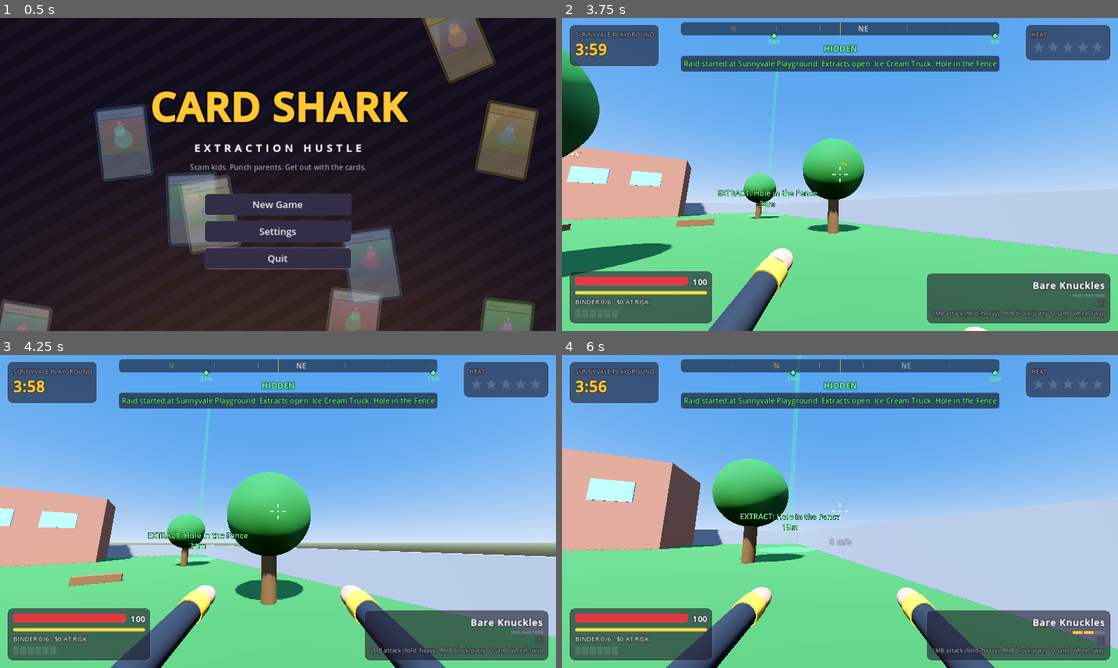
Above: before the commit, frames 1-4 (two rows, left to right).
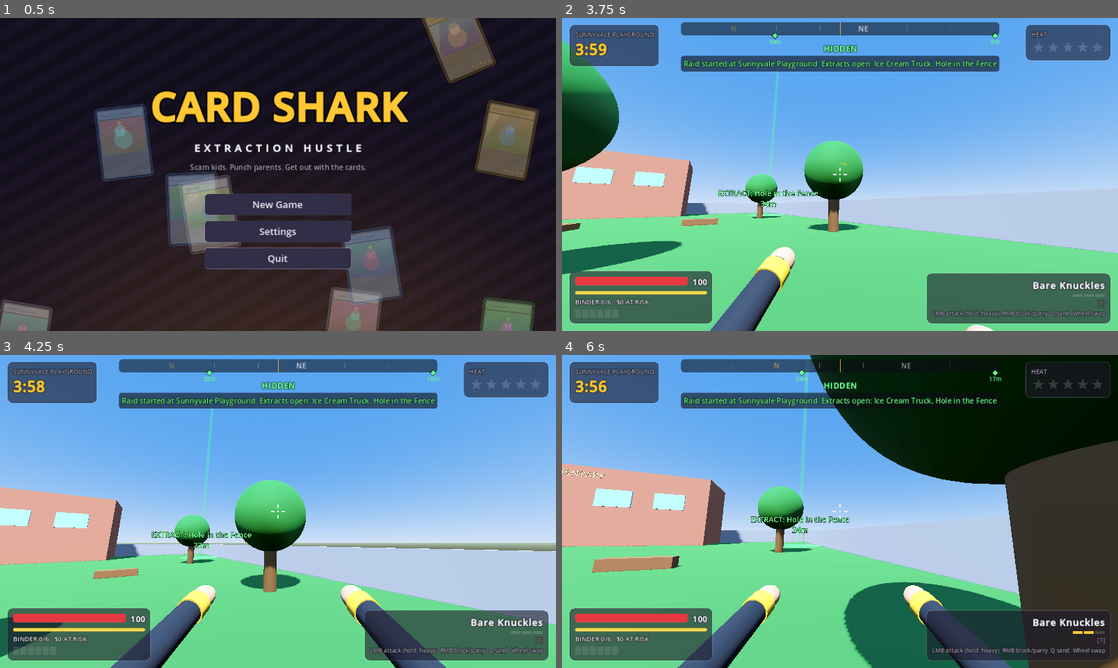
Above: after the commit, the same moments.

Repository: jcohencs/gameslop
Game: Godot game, scene res://scenes/main.tscn
Two runs of this game, one before a commit and one after it. Both use one fixed random seed, a clock stepped at 60 frames per second and the inputs below.
Inputs (mouse positions are in pixels of both pictures, inside the frame that each line leads up to):
- Up to frame 1 (0.5 s): no input
- Up to frame 2 (3.75 s): click "New Game" at 0.5 s; click "Title" at 1.25 s; click "New Game" at 2 s; click "DEPLOY - FREE ENTRY" at 2.75 s; move the mouse to (867, 174) at 3.52 s; press the mouse at (867, 174) at 3.53 s; hold W (move_forward) from 3.53 s (still down)
- Up to frame 3 (4.25 s): keep holding W (move_forward); tap Space (jump) at 3.77, 4.07 s; right-click (305, 511) at 3.8 s
- Up to frame 4 (6 s): keep holding W (move_forward); move the mouse to (812, 511) at 4.27 s; release the mouse at (812, 511) at 4.28 s; right-click (812, 511) at 4.35 s; click (812, 511) at 4.42 s; tap Space (jump) at 4.52, 4.82 s; tap Ctrl (crouch) at 4.55 s; move the mouse to (851, 505) at 5.02 s; hold Ctrl (crouch) 5.03-5.78 s; click (851, 505) at 5.17 s; tap Shift (walk, bound only before the commit) at 5.3, 5.85 s; move the mouse to (834, 517) at 5.77 s; click (834, 517) at 5.92 s

Frame 1 is identical in both runs. In frame 2, 3.7% of the frame differs, in the area x 0-100%, y 4-100%; in frame 3, 6.8%; in frame 4, 48%, in the area x 0-100%, y 0-100%.

Commit message:
Retune movement to grounded STRAFTAT speeds with sprint bhopping
Spec Kit feature specs/001-movement-retune (spec, plan, research,
data model, controls contract, quickstart, tasks).

- Shift is sprint again (6.8 m/s) and carries through bunny hops; the
  hop takeoff frame raises speed to the wish speed so Shift+Space
  sprint-hops even from a standstill.
- Speeds way down: run 7.5 -> 5.0 m/s, cap 24 -> 12 m/s, slide boost
  4.5 -> 2.0 m/s (once per second), gentler air strafing (cap 0.6).
- All movement tuning moved into GameState.MOVEMENT (Constitution III).
- Crouch-walking is the quiet option; sprint is louder. Movement never
  costs stamina.
- FOV/speedometer rescaled to the new range; help text and README updated.
- Smoke test: run/sprint speed ranges, sprint-bhop retention, standstill
  sprint-hop, slide boost size + cooldown, speed cap, air-strafe gain,
  stamina untouched (69 checks, green on repeated runs).

Co-Authored-By: Claude Opus 5.5 <noreply@anthropic.com>
Claude-Session: https://claude.ai/code/session_01FynwCJVZ5ZZB3NQTqCekYc

Diff:
--- a/scripts/game_state.gd
+++ b/scripts/game_state.gd
@@ -79,6 +79,17 @@
 }
 const WEAPON_ORDER := ["knuckles", "brass", "foam", "gloves", "katana", "gauntlet", "sand"]
 
+## Player movement profile (Quake/STRAFTAT style). Speeds in m/s. See specs/001-movement-retune.
+const MOVEMENT := {
+	"run_speed": 5.0, "sprint_speed": 6.8, "crouch_speed": 2.6,
+	"ground_accel": 10.0, "air_accel": 10.0, "air_cap": 0.6,
+	"friction": 6.0, "stop_speed": 2.0,
+	"slide_start_speed": 4.5, "slide_boost": 2.0, "slide_boost_cd": 1.0,
+	"slide_friction": 1.4, "slide_min_speed": 2.5,
+	"max_speed": 12.0, "jump_velocity": 6.2,
+	"noise_crouch": 0.35, "noise_run": 0.8, "noise_sprint": 1.0,
+}
+
 const JUNK_PACK_COST := 5
 const JUNK_PACK_SIZE := 10
 const STICKER_COST := 12
@@ -460,7 +471,7 @@
 		"move_left": [KEY_A, KEY_LEFT],
 		"move_right": [KEY_D, KEY_RIGHT],
 		"jump": [KEY_SPACE],
-		"walk": [KEY_SHIFT],
+		"sprint": [KEY_SHIFT],
 		"crouch": [KEY_CTRL, KEY_C],
 		"throw_sand": [KEY_Q],
 		"interact": [KEY_E],
--- a/scripts/hud.gd
+++ b/scripts/hud.gd
@@ -262,7 +262,7 @@
 	v.add_child(UI.button("Resume", func(): main.resume(), 20, 48))
 	v.add_child(UI.button("Settings", _open_settings, 20, 48))
 	v.add_child(UI.button("Abandon raid (lose binder)", func(): main.abandon_raid(), 20, 48))
-	var help := UI.wrap(UI.label("WASD move · hold Space to bunny hop · Ctrl/C crouch & slide · Shift quiet walk\nAir strafe: hold A/D and turn the mouse the same way mid-air\nLMB attack (3-hit combo) · hol …(164 unchanged characters)…
+	var help := UI.wrap(UI.label("WASD move · Shift sprint · hold Space to bunny hop (works while sprinting)\nCtrl/C crouch (quiet) & slide at speed · air strafe: hold A/D + turn the mouse mid-air\nLMB attack (3-hit combo) · hol …(164 unchanged characters)…
 	v.add_child(help)
 	settings = SettingsPanel.new()
 	_anchored(settings, Control.PRESET_CENTER, Control.GROW_DIRECTION_BOTH, Control.GROW_DIRECTION_BOTH)
@@ -307,7 +307,7 @@
 		# Dim red when there isn't enough stamina for a heavy.
 		stamina_bar.modulate = Color.WHITE if gs.stamina >= player.HEAVY_STAMINA else Color(1, 0.45, 0.3)
 		speed_label.text = "%d m/s%s" % [roundi(player.hspeed()), "  SLIDE" if player.sliding else ""]
-		speed_label.modulate.a = clampf((player.hspeed() - 6.0) / 4.0, 0.0, 1.0)
+		speed_label.modulate.a = clampf((player.hspeed() - player.run_speed) / 1.5, 0.0, 1.0)
 	var low := 1.0 - gs.health / mh
 	(vignette.material as ShaderMaterial).set_shader_parameter("strength", clampf((low - 0.5) * 1.6, 0.0, 0.8) * (0.8 + 0.2 * sin(Time.get_ticks_msec() * 0.006)))
 
--- a/scripts/player.gd
+++ b/scripts/player.gd
@@ -5,23 +5,9 @@
 
 const ViewmodelScript := preload("res://scripts/viewmodel.gd")
 
-# Movement (m/s). Air strafing works like Source: wish speed is capped in the air,
-# so turning the mouse while holding a strafe key keeps adding speed.
-const RUN_SPEED := 7.5
-const WALK_SPEED := 3.6          # Shift: quiet walk
-const CROUCH_SPEED := 3.2
-const GROUND_ACCEL := 12.0
-const AIR_ACCEL := 14.0
-const AIR_CAP := 1.0
-const FRICTION := 7.0
-const STOP_SPEED := 2.5
-const SLIDE_FRICTION := 0.9
-const SLIDE_START_SPEED := 5.0
-const SLIDE_BOOST := 4.5
-const SLIDE_BOOST_CD := 0.8
-const SLIDE_MIN_SPEED := 3.0
-const MAX_SPEED := 24.0
-const JUMP_VELOCITY := 6.5
+# Movement tuning lives in GameState.MOVEMENT (m/s); copied into these vars in _ready().
+# Air strafing works like Source: wish speed is capped in the air, so turning the mouse
+# while holding a strafe key keeps adding (a little) speed.
 const JUMP_BUFFER := 0.12
 const GRAVITY := 18.0
 const STAND_HEIGHT := 1.8
@@ -66,7 +52,26 @@
 var jump_buffer := 0.0
 var was_on_floor := true
 var fall_speed := 0.0
-var walking := false
+var sprinting := false
+
+var run_speed: float
+var sprint_speed: float
+var crouch_speed: float
+var ground_accel: float
+var air_accel: float
+var air_cap: float
+var friction: float
+var stop_speed: float
+var slide_start_speed: float
+var slide_boost: float
+var slide_boost_cd_time: float
+var slide_friction: float
+var slide_min_speed: float
+var max_speed: float
+var jump_velocity: float
+var noise_crouch: float
+var noise_run: float
+var noise_sprint: float
 var last_attack_time := -10.0
 var noise := 0.0               # how far away parents can hear you (m)
 var interact_target: Node = null
@@ -76,6 +81,7 @@
 
 
 func _ready() -> void:
+	_load_movement_profile()
 	collision_layer = 2
 	collision_mask = 1 | 4 | 8
 	floor_snap_length = 0.3
@@ -97,6 +103,28 @@
 	_shown_weapon = GameState.weapon_id
 	viewmodel.set_weapon(GameState.weapon_id)
 	GameState.changed.connect(_on_state_changed)
+
+
+func _load_movement_profile() -> void:
+	var m: Dictionary = GameState.MOVEMENT
+	run_speed = m["run_speed"]
+	sprint_speed = m["sprint_speed"]
+	crouch_speed = m["crouch_speed"]
+	ground_accel = m["ground_accel"]
+	air_accel = m["air_accel"]
+	air_cap = m["air_cap"]
+	friction = m["friction"]
+	stop_speed = m["stop_speed"]
+	slide_start_speed = m["slide_start_speed"]
+	slide_boost = m["slide_boost"]
+	slide_boost_cd_time = m["slide_boost_cd"]
+	slide_friction = m["slide_friction"]
+	slide_min_speed = m["slide_min_speed"]
+	max_speed = m["max_speed"]
+	jump_velocity = m["jump_velocity"]
+	noise_crouch = m["noise_crouch"]
+	noise_run = m["noise_run"]
+	noise_sprint = m["noise_sprint"]
 
 
 func _on_state_changed() -> void:
@@ -166,12 +194,12 @@
 	var move := Vector2.ZERO
 	var want_crouch := false
 	var jump_held := false
-	walking = false
+	var sprint_held := false
 	if not input_locked:
 		move = Input.get_vector("move_left", "move_right", "move_forward", "move_back")
 		want_crouch = Input.is_action_pressed("crouch")
 		jump_held = Input.is_action_pressed("jump")
-		walking = Input.is_action_pressed("walk")
+		sprint_held = Input.is_action_pressed("sprint")
 		if Input.is_action_just_pressed("jump"):
 			jump_buffer = JUMP_BUFFER
 
@@ -189,11 +217,14 @@
 
 	_update_crouch(want_crouch, on_floor, delta)
 
-	var wishspeed := RUN_SPEED
+	# Sprint is a held state checked on the ground AND in the air, so holding
+	# Shift + Space keeps sprint speed through a chain of bunny hops.
+	sprinting = sprint_held and move.y < 0.0 and not crouching and not sliding
+	var wishspeed := run_speed
 	if crouching and not sliding:
-		wishspeed = CROUCH_SPEED
-	elif walking:
-		wishspeed = WALK_SPEED
+		wishspeed = crouch_speed
+	elif sprinting:
+		wishspeed = sprint_speed
 	if blocking:
 		wishspeed *= 0.55
 	if charge > 0.0:
@@ -205,29 +236,30 @@
 	var jumping := on_floor and (jump_buffer > 0.0 or jump_held)
 	if on_floor:
 		if jumping:
+			# Bhop: jump on the landing frame with no friction, and bring speed along the
+			# input direction straight up to the wish speed (never down), so holding
+			# Shift + Space sprint-hops at sprint speed even from a standstill.
 			jump_buffer = 0.0
-			velocity.y = JUMP_VELOCITY
+			if not sliding:
+				_accelerate(wishdir, wishspeed, 1.0 / maxf(delta, 0.001), delta)
+			velocity.y = jump_velocity
 			if sliding:
 				_end_slide()
 			on_floor = false
 		elif sliding:
-			_apply_friction(SLIDE_FRICTION, delta)
+			_apply_friction(slide_friction, delta)
 			_accelerate(wishdir, 2.0, 4.0, delta)  # slight steering
-			if hspeed() < SLIDE_MIN_SPEED:
+			if hspeed() < slide_min_speed:
 				_end_slide()
 		else:
-			_apply_friction(FRICTION, delta)
-			_accelerate(wishdir, wishspeed, GROUND_ACCEL, delta)
+			_apply_friction(friction, delta)
+			_accelerate(wishdir, wishspeed, ground_accel, delta)
 	if not on_floor:
 		velocity.y -= GRAVITY * delta
 		fall_speed = maxf(fall_speed, -velocity.y)
 		_air_accelerate(wishdir, wishspeed, delta)
 
-	var h := Vector2(velocity.x, velocity.z)
-	if h.length() > MAX_SPEED:
-		h = h.normalized() * MAX_SPEED
-		velocity.x = h.x
-		velocity.z = h.y
+	_clamp_speed()
 	move_and_slide()
 
 	# Landing.
@@ -236,7 +268,7 @@
 		shake = maxf(shake, clampf(fall_speed / 30.0, 0.0, 0.4))
 		fall_speed = 0.0
 		# Landing with crouch held and speed turns straight into a slide.
-		if want_crouch and hspeed() > SLIDE_START_SPEED:
+		if want_crouch and hspeed() > slide_start_speed:
 			_start_slide()
 	was_on_floor = is_on_floor()
 
@@ -249,9 +281,14 @@
 
 	GameState.stamina = minf(GameState.stamina + STAMINA_REGEN * delta, GameState.max_stamina())
 
-	# Noise for AI hearing: speed-based, quieter when walking, loud when fighting.
+	# Noise for AI hearing: speed-based; crouch-walking is quiet, sprinting is loud.
 	var hs := hspeed()
-	var target_noise := 2.0 + hs * (0.35 if walking else 0.8)
+	var noise_k := noise_run
+	if crouching and not sliding:
+		noise_k = noise_crouch
+	elif sprinting:
+		noise_k = noise_sprint
+	var target_noise := 2.0 + hs * noise_k
 	if sliding:
 		target_noise += 3.0
 	if _time - last_attack_time < 1.0:
@@ -259,7 +296,7 @@
 	noise = lerpf(noise, target_noise, minf(delta * 4.0, 1.0))
 
 	_update_camera(delta, move, hs)
-	viewmodel.tick(delta, hs, hs > RUN_SPEED + 1.0 or sliding, is_on_floor())
+	viewmodel.tick(delta, hs, sprinting or sliding, is_on_floor())
 	_update_interact_target()
 
 
@@ -275,28 +312,37 @@
 	if wishdir == Vector3.ZERO:
 		return
 	var current := velocity.dot(wishdir)
-	var add := minf(wishspeed, AIR_CAP) - current
+	var add := minf(wishspeed, air_cap) - current
 	if add <= 0.0:
 		return
-	velocity += wishdir * minf(AIR_ACCEL * wishspeed * delta, add)
-
-
-func _apply_friction(friction: float, delta: float) -> void:
+	velocity += wishdir * minf(air_accel * wishspeed * delta, add)
+
+
+func _apply_friction(amount: float, delta: float) -> void:
 	var speed := hspeed()
 	if speed < 0.05:
 		velocity.x = 0.0
 		velocity.z = 0.0
 		return
-	var drop := maxf(speed, STOP_SPEED) * friction * delta
+	var drop := maxf(speed, stop_speed) * amount * delta
 	var k := maxf(speed - drop, 0.0) / speed
 	velocity.x *= k
 	velocity.z *= k
 
 
+## Hard horizontal speed cap (MOVEMENT.max_speed).
+func _clamp_speed() -> void:
+	var h := Vector2(velocity.x, velocity.z)
+	if h.length() > max_speed:
+		h = h.normalized() * max_speed
+		velocity.x = h.x
+		velocity.z = h.y
+
+
 func _update_crouch(want: bool, on_floor: bool, delta: float) -> void:
 	if want and not crouching:
 		crouching = true
-		if on_floor and hspeed() > SLIDE_START_SPEED:
+		if on_floor and hspeed() > slide_start_speed:
 			_start_slide()
 	elif not want and crouching and _can_stand():
 		crouching = false
@@ -322,9 +368,9 @@
 		return
 	sliding = true
 	if slide_boost_cd <= 0.0:
-		slide_boost_cd = SLIDE_BOOST_CD
+		slide_boost_cd = slide_boost_cd_time
 		var h := Vector2(velocity.x, velocity.z)
-		var boosted := h.normalized() * minf(h.length() + SLIDE_BOOST, MAX_SPEED)
+		var boosted := h.normalized() * minf(h.length() + slide_boost, max_speed)
 		velocity.x = boosted.x
 		velocity.z = boosted.y
 	Sfx.play("whoosh", 0.05, -6.0)
@@ -409,7 +455,7 @@
 	var hits := 0
 	var finisher := combo_step == 2 or heavy
 	# Momentum hits harder: sliding/bhopping into someone adds damage and knockback.
-	var momentum := clampf((hspeed() - RUN_SPEED) / 10.0, 0.0, 0.6)
+	var momentum := clampf((hspeed() - run_speed) / (max_speed - run_speed), 0.0, 0.6)
 	for p in get_tree().get_nodes_in_group("parents"):
 		var to: Vector3 = p.global_position - global_position
 		var flat := Vector3(to.x, 0, to.z)
@@ -475,7 +521,8 @@
 
 
 func _update_camera(delta: float, move: Vector2, hs: float) -> void:
-	var speed_fov := clampf((hs - RUN_SPEED) * 0.9, 0.0, 16.0)
+	# FOV widens across the run-speed .. cap range (up to +12 degrees).
+	var speed_fov := clampf((hs - run_speed) / (max_speed - run_speed), 0.0, 1.0) * 12.0
 	var target_fov: float = GameState.fov + speed_fov - charge_fraction() * 6.0
 	camera.fov = lerpf(camera.fov, target_fov, minf(delta * 8.0, 1.0))
 	# Strafe tilt, extra roll while sliding.
@@ -484,7 +531,7 @@
 	shake = maxf(shake - delta * 3.0, 0.0)
 	var bob := 0.0
 	if is_on_floor() and hs > 0.5 and not sliding:
-		bob = sin(_time * minf(hs, 10.0) * 1.6) * 0.025 * clampf(hs / RUN_SPEED, 0.0, 1.3)
+		bob = sin(_time * minf(hs, 10.0) * 1.6) * 0.025 * clampf(hs / run_speed, 0.0, 1.3)
 	camera.position = Vector3(randf_range(-1, 1) * shake * 0.04, bob + randf_range(-1, 1) * shake * 0.04, 0)
 
 
@@ -532,6 +579,7 @@
 	GameState.damage(amount)
 	var push := Vector3(from_dir.x, 0, from_dir.z).normalized() * (2.5 if blocking else 7.0)
 	velocity += push + Vector3(0, 0.0 if blocking else 1.5, 0)
+	_clamp_speed()
 	shake = maxf(shake, 0.4 if blocking else 0.9)
 	main.on_player_hurt(blocking, global_position - from_dir * 2.0)
 	if GameState.health <= 0.0:
--- a/tests/smoke_test.gd
+++ b/tests/smoke_test.gd
@@ -241,31 +241,90 @@
 	check(target.awareness() < 2, "blinded parent can't see you")
 	target.take_damage(99999.0)
 
-	# Movement: slide boost, bunny hop keeps speed, air strafing gains speed.
-	pl.global_position = Vector3(0, 0.1, 12)
-	pl.rotation.y = 0.0
+	# Movement retune (specs/001-movement-retune): run/sprint speeds, sprint-bhop,
+	# speed cap, small rate-limited slide boost, gentle air strafing, free stamina.
+	# Open strip of the parking lot (z = 18, x from -18 toward +x), away from kids and cars.
+	for par in get_tree().get_nodes_in_group("parents"):
+		par.take_damage(99999.0)
+	var lane := Vector3(-18, 0.1, 18.5)
+	pl.global_position = lane
+	pl.rotation.y = -PI / 2  # face +X
 	pl.velocity = Vector3.ZERO
 	await frames(10)
-	pl.velocity = Vector3(0, 0, -8.0)
-	await frames(1)
+	gs.stamina = gs.max_stamina()
+	var stamina_before := gs.stamina
+	Input.action_press("move_forward")
+	await frames(60)
+	var run_v: float = pl.hspeed()
+	check(run_v >= 4.5 and run_v <= 5.5, "sustained run speed 4.5-5.5 m/s (%.2f)" % run_v)
+	Input.action_press("sprint")
+	await frames(60)
+	var sprint_v: float = pl.hspeed()
+	check(sprint_v >= 6.3 and sprint_v <= 7.3, "sustained sprint speed 6.3-7.3 m/s (%.2f)" % sprint_v)
+	pl.global_position = lane
+	Input.action_press("jump")
+	var min_hop := 99.0
+	for i in 180:
+		await frames(1)
+		pl.velocity.z = 0.0
+		min_hop = minf(min_hop, pl.hspeed())
+	Input.action_release("jump")
+	check(min_hop >= 6.5, "sprint + bhop keeps >= 6.5 m/s for 3 s (min %.2f)" % min_hop)
+	Input.action_release("sprint")
+	Input.action_release("move_forward")
+	await frames(30)
+	# Sprint-hopping from a standstill reaches sprint speed quickly.
+	pl.global_position = lane
+	pl.velocity = Vector3.ZERO
+	await frames(10)
+	Input.action_press("move_forward")
+	Input.action_press("sprint")
+	Input.action_press("jump")
+	await frames(90)
+	var hop_start_v: float = pl.hspeed()
+	Input.action_release("jump")
+	Input.action_release("sprint")
+	Input.action_release("move_forward")
+	check(hop_start_v >= 6.3 and hop_start_v <= 7.3, "Shift + Space from standstill sprint-hops at sprint speed (%.2f)" % hop_start_v)
+	for i in 120:  # let them land and the slide-boost cooldown expire
+		await frames(1)
+		if pl.is_on_floor() and i > 70:
+			break
+	# Slide boost is small and rate-limited.
+	pl.global_position = lane
+	pl.velocity = Vector3(6.8, 0, 0)
+	await frames(1)
+	var pre_slide: float = pl.hspeed()
 	Input.action_press("crouch")
 	await frames(2)
-	check(pl.sliding and pl.hspeed() > 9.0, "crouch at speed = slide with boost")
+	var boost: float = pl.hspeed() - pre_slide
+	check(pl.sliding and boost > 0.5 and boost <= 2.5, "slide from sprint adds a small boost (+%.2f m/s)" % boost)
+	Input.action_release("crouch")
+	await frames(3)
+	pl.velocity = Vector3(6.8, 0, 0)
+	await frames(1)
+	pre_slide = pl.hspeed()
+	Input.action_press("crouch")
+	await frames(2)
+	check(pl.hspeed() <= pre_slide + 0.05, "second slide within 1 s adds no boost")
 	Input.action_release("crouch")
 	await frames(20)
-	pl.velocity = Vector3(0, 0, -9.0)
-	Input.action_press("jump")
-	for i in 70:
-		pl.velocity.x = 0.0
-		await frames(1)
-	var hop_speed: float = pl.hspeed()
-	Input.action_release("jump")
-	check(hop_speed > 7.5, "bunny hopping keeps your speed (%.1f m/s)" % hop_speed)
-	pl.velocity = Vector3(8.0, 0, 0)
+	check(gs.stamina == stamina_before, "movement never spends stamina")
+	# Hard cap.
+	pl.velocity = Vector3(40, 0, 0)
+	pl._clamp_speed()
+	check(pl.hspeed() <= 12.0 + 0.001, "speed is capped at 12 m/s")
+	# Air strafing still gains speed, but gently, and never past the cap.
+	pl.velocity = Vector3(6.8, 0, 0)
 	var before: float = pl.hspeed()
 	for i in 30:
-		pl._air_accelerate(Vector3(0, 0, -1).rotated(Vector3.UP, i * 0.02), pl.RUN_SPEED, 1.0 / 60.0)
-	check(pl.hspeed() > before, "air strafing gains speed")
+		pl._air_accelerate(Vector3(0, 0, -1).rotated(Vector3.UP, i * 0.02), pl.sprint_speed, 1.0 / 60.0)
+	var gain: float = pl.hspeed() - before
+	check(gain > 0.0 and gain < 1.0, "air strafing gains speed gradually (+%.2f over 30 frames)" % gain)
+	for i in 2000:
+		pl._air_accelerate(Vector3(0, 0, -1).rotated(Vector3.UP, i * 0.02), pl.sprint_speed, 1.0 / 60.0)
+		pl._clamp_speed()
+	check(pl.hspeed() <= 12.0 + 0.001, "air strafing stays under the cap")
 	pl.velocity = Vector3.ZERO
 
 	# Pause menu.
Not shown, changed: README.md
Not shown, added: specs/001-movement-retune/checklists/requirements.md
Not shown, added: specs/001-movement-retune/contracts/controls.md
Not shown, added: specs/001-movement-retune/data-model.md
Not shown, added: specs/001-movement-retune/plan.md
Not shown, added: specs/001-movement-retune/quickstart.md
Not shown, added: specs/001-movement-retune/research.md
Not shown, added: specs/001-movement-retune/spec.md
Not shown, added: specs/001-movement-retune/tasks.md
